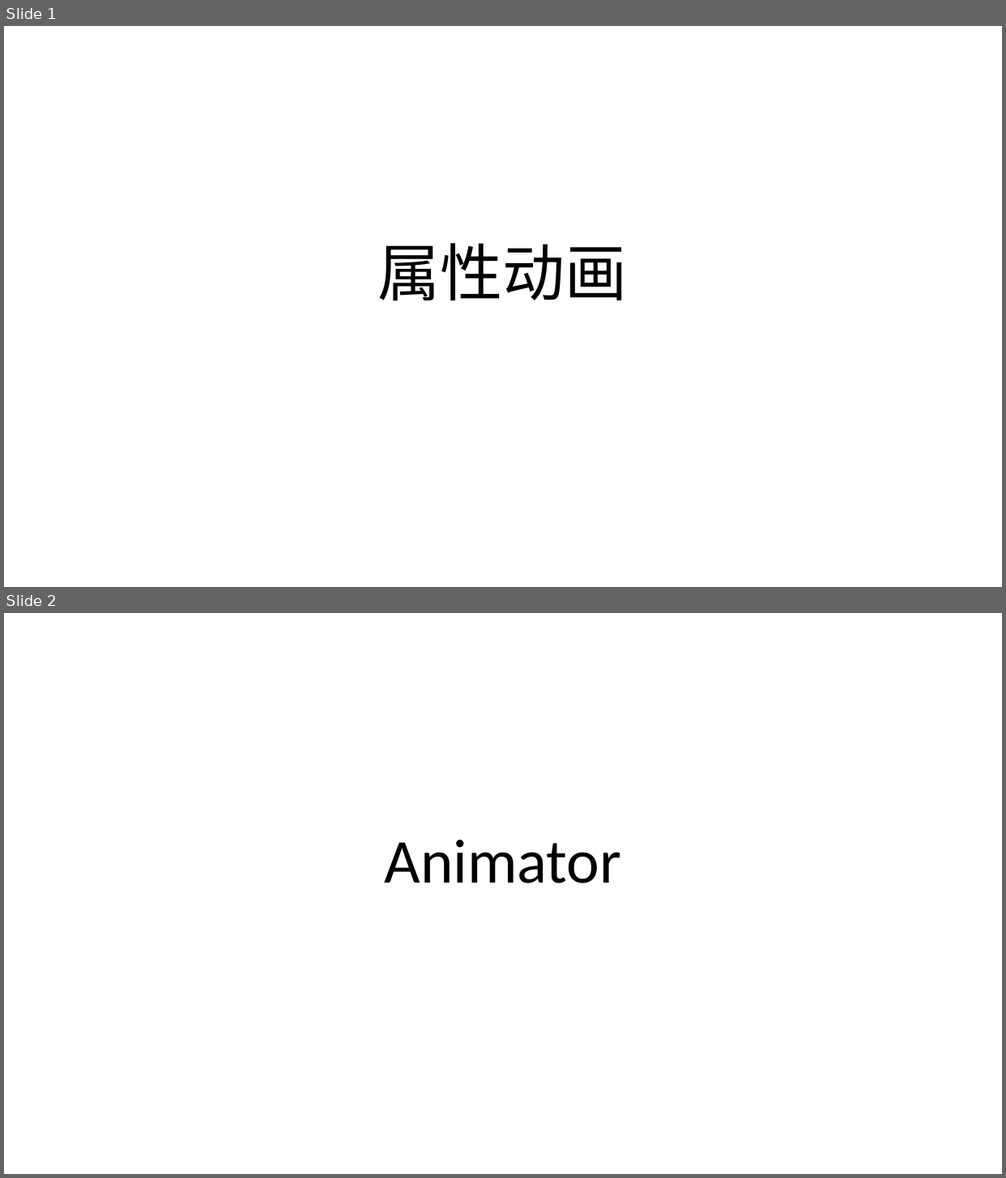
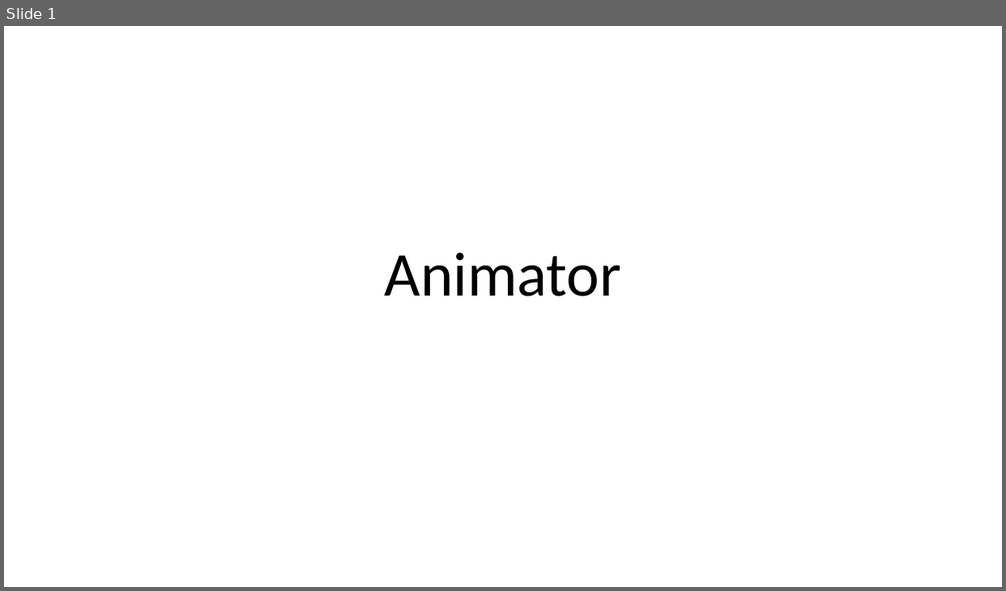
Before and after one commit to hua3505/Share, a slide deck: AnimationSkillShare/动画实用技巧.pptx. Shown one above the other, each under a label of ours: slides 1 and 2 before the commit, slide 1 after it. The pictures are 1006x1178 and 1006x591 pixels, drawn with LibreOffice and Linux fonts; fonts in the diff are those of the drawing. Boxes give left, top, right and bottom in pixels: in the first picture for what was removed or moved away, otherwise in the second. Text is boxed around its words. In the diff, an @@ line names an element or a change of style, - is before the commit and + after.

Commit message:
实现新的加载动画

```diff
--- a/AnimationSkillShare/动画实用技巧.pptx
+++ b/AnimationSkillShare/动画实用技巧.pptx
@@ slide 1 removed at <box>4,26,1002,587</box>, background #FFFFFF @@
@@ title removed at <box>378,243,628,301</box> @@
-属性动画
@@ what was slide 2 is now slide 1 @@
```
Also in this commit, not shown: 9 slides added, 3 other slides removed, 15 other files.
